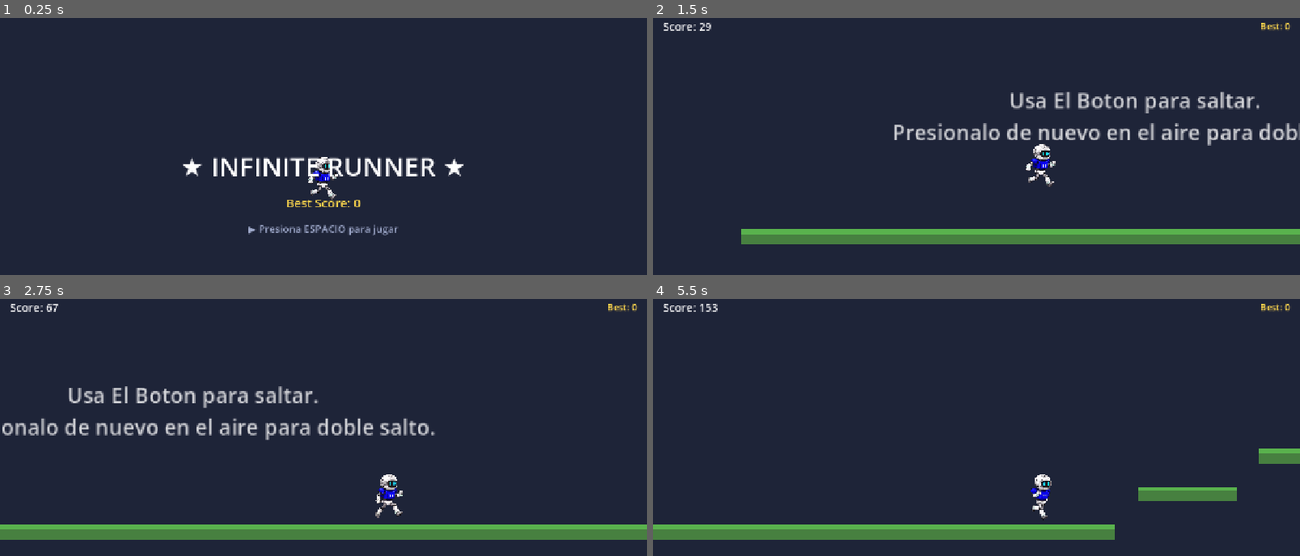
Above: before the commit, frames 1-4 (two rows, left to right).
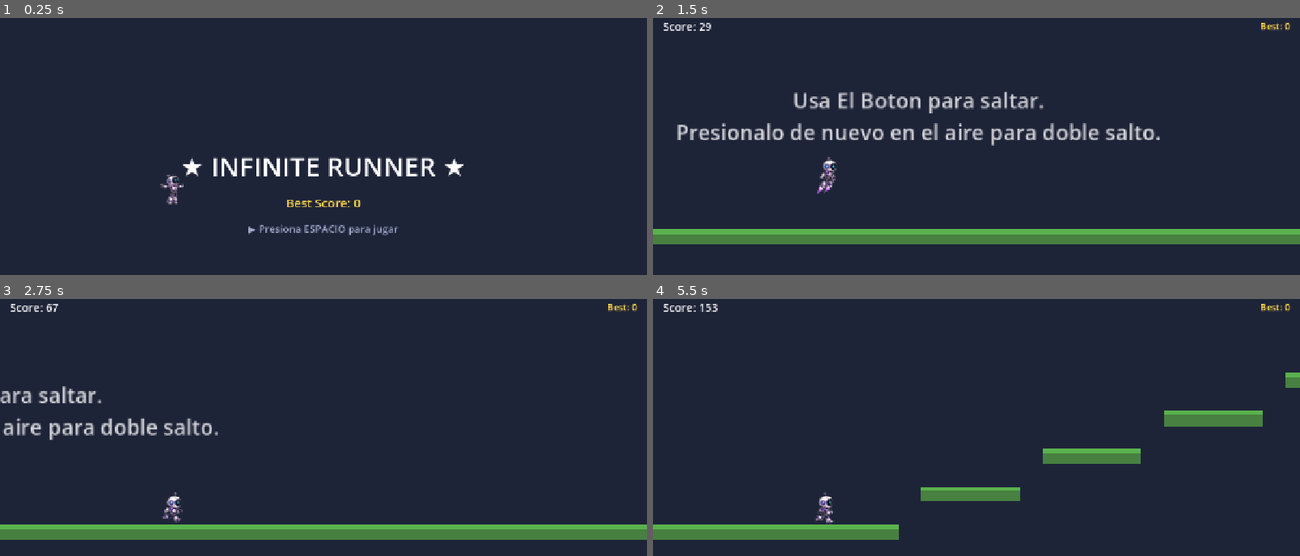
Above: after the commit, the same moments.

Repository: CentroCFJC/TalentoTech_VideoGame
Game: Godot game, scene res://scenes/Main.tscn
The game is run twice, just before and just after one commit, with the same random seed, the same clock (stepped at 60 frames per second) and the same inputs.
Inputs:
- Up to frame 1 (0.25 s): no input
- Up to frame 2 (1.5 s): tap Space (jump) at 0.5, 1.35 s; hold Space (jump) 0.53-1.28 s
- Up to frame 3 (2.75 s): tap Space (jump) at 1.52, 1.82 s; hold Space (jump) from 2.03 s (still down)
- Up to frame 4 (5.5 s): release Space (jump) at 2.78 s; tap Space (jump) at 2.85, 3.02, 3.32, 4.35, 4.52, 4.82 s; hold Space (jump) 3.53-4.28 s; hold Space (jump) from 5.03 s (still down)

The runs differ from the first frame. In frame 1, 0.5% of the frame differs, in the area x 24-53%, y 54-73%; in frame 2, 6.6%, in the area x 0-100%, y 28-89%; in frame 3, 4.3%; in frame 4, 6.5%.

Commit message:
feat: add rocket and bug character assets and implement basic player and spawner logic

Diff:
--- a/scenes/Player.tscn
+++ b/scenes/Player.tscn
@@ -11,18 +11,15 @@
 collision_mask = 18
 script = ExtResource("1")
 
-[node name="Sprite2D" type="Sprite2D" parent="."]
-position = Vector2(0, -18)
-scale = Vector2(0.1, 0.1)
-texture = ExtResource("2")
-hframes = 4
-vframes = 4
+[node name="AnimatedSprite2D" type="AnimatedSprite2D" parent="."]
+position = Vector2(0, -4.5)
 
 [node name="CollisionShape2D" type="CollisionShape2D" parent="."]
 shape = SubResource("RectangleShape2D_player")
 
 [node name="Camera2D" type="Camera2D" parent="."]
+offset = Vector2(200, 0)
 zoom = Vector2(1.5, 1.5)
 position_smoothing_enabled = false
-drag_horizontal_enabled = true
+drag_horizontal_enabled = false
 drag_vertical_enabled = true
--- a/scripts/PlatformSpawner.gd
+++ b/scripts/PlatformSpawner.gd
@@ -294,24 +294,33 @@
 
 func _create_spike(chunk: Node2D, local_x: float, world_y: float) -> void:
 	var spike := Area2D.new()
-	spike.position = Vector2(local_x + SPIKE_WIDTH * 0.5, world_y)
+
+	# Calculate bottom of the bug resting on top of the platform
+	var platform_top: float = world_y + SPIKE_HEIGHT * 0.5
+
+	# Scale the bug down (0.65 scale makes the 65x65 sprite about 42x42 px)
+	var bug_scale := Vector2(0.65, 0.65)
+	var bug_height: float = 65.0 * bug_scale.y
+
+	# Position the bug's center, pushing it down slightly (6.0 px) to offset transparent margins
+	var bug_center_y: float = platform_top - (bug_height * 0.5) + 6.0
+
+	spike.position = Vector2(local_x + SPIKE_WIDTH * 0.5, bug_center_y)
 	spike.collision_layer = 16  # Hazards (Layer 5)
 	spike.collision_mask = 1    # Player
 
 	var col := CollisionShape2D.new()
 	var shape := RectangleShape2D.new()
-	shape.size = Vector2(SPIKE_WIDTH, SPIKE_HEIGHT)
+	# For a ~42px bug, a 30x30 collision box is centered and forgiving
+	shape.size = Vector2(30, 30)
 	col.shape = shape
 	spike.add_child(col)
 
-	# Visual — triangle spikes
-	var visual := Polygon2D.new()
-	visual.polygon = PackedVector2Array([
-		Vector2(-30, 5), Vector2(-20, -12), Vector2(-10, 5),
-		Vector2(0, -12), Vector2(10, 5), Vector2(20, -12), Vector2(30, 5)
-	])
-	visual.color = Color(0.8, 0.15, 0.15, 1)  # Red
-	spike.add_child(visual)
+	# Visual — load and scale the bug sprite
+	var sprite := Sprite2D.new()
+	sprite.texture = load("res://assets/bug/bug_1.png")
+	sprite.scale = bug_scale
+	spike.add_child(sprite)
 
 	# Connect signal for damage
 	spike.body_entered.connect(_on_spike_body_entered)
--- a/scripts/Player.gd
+++ b/scripts/Player.gd
@@ -12,6 +12,8 @@
 const MAX_JUMPS: int = 2                  # Double jump
 const DOUBLE_JUMP_MULTIPLIER: float = 0.85 # Second jump is slightly weaker
 
+@export var run_animation_scale: float = 0.88
+
 # State
 var current_speed: float = AUTO_RUN_SPEED
 var coyote_timer: float = 0.0
@@ -20,14 +22,10 @@
 var start_x: float = 0.0
 var jumps_remaining: int = MAX_JUMPS
 
-# Animation
-var animation_timer: float = 0.0
-const ANIMATION_FPS: float = 15.0
-
 # Get gravity from project settings
 var gravity: float = ProjectSettings.get_setting("physics/2d/default_gravity")
 
-@onready var sprite: Sprite2D = $Sprite2D
+@onready var sprite: AnimatedSprite2D = $AnimatedSprite2D
 @onready var collision_shape: CollisionShape2D = $CollisionShape2D
 
 func _ready() -> void:
@@ -36,6 +34,8 @@
 	collision_mask = 2 | 16  # Environment + Hazards
 	start_x = global_position.x
 
+	_setup_sprite_frames()
+
 	# Connect to game state changes
 	GameManager.state_changed.connect(_on_state_changed)
 
@@ -47,19 +47,97 @@
 	match new_state:
 		GameManager.State.PLAYING:
 			is_dead = false
+			collision_layer = 1
+			collision_mask = 2 | 16  # Environment + Hazards
+			if sprite:
+				sprite.modulate = Color.WHITE
+				sprite.play("run")
 			set_physics_process(true)
 		GameManager.State.TITLE:
 			set_physics_process(false)
 
-func _process(delta: float) -> void:
-	if not is_dead and is_on_floor():
-		animation_timer += delta
-		if animation_timer >= 1.0 / ANIMATION_FPS:
-			animation_timer -= 1.0 / ANIMATION_FPS
-			sprite.frame = (sprite.frame + 1) % 15
-	elif not is_on_floor():
-		# Optional: static jump frame
-		sprite.frame = 0
+func _process(_delta: float) -> void:
+	_update_animation()
+	_update_animation_scale_and_position()
+
+func _update_animation_scale_and_position() -> void:
+	if not sprite:
+		return
+	var s: float = 1.0
+	if sprite.animation == "run":
+		s = run_animation_scale
+	sprite.scale = Vector2(s, s)
+	sprite.position.y = 20.0 - 24.5 * s
+
+func _update_animation() -> void:
+	if is_dead:
+		if sprite and sprite.animation != "death":
+			sprite.play("death")
+		return
+
+	if not is_on_floor():
+		if velocity.y < 0:
+			if jumps_remaining == 0:
+				if sprite and sprite.animation != "double_jump":
+					sprite.play("double_jump")
+			else:
+				if sprite and sprite.animation != "jump":
+					sprite.play("jump")
+		else:
+			if sprite and sprite.animation != "fall":
+				sprite.play("fall")
+	else:
+		if sprite and sprite.animation != "run":
+			sprite.play("run")
+
+func _setup_sprite_frames() -> void:
+	var sprite_frames = SpriteFrames.new()
+
+	sprite_frames.add_animation("run")
+	sprite_frames.add_animation("jump")
+	sprite_frames.add_animation("double_jump")
+	sprite_frames.add_animation("fall")
+	sprite_frames.add_animation("death")
+
+	sprite_frames.set_animation_speed("run", 12.0)
+	sprite_frames.set_animation_speed("jump", 10.0)
+	sprite_frames.set_animation_speed("double_jump", 12.0)
+	sprite_frames.set_animation_speed("fall", 8.0)
+	sprite_frames.set_animation_speed("death", 10.0)
+
+	sprite_frames.set_animation_loop("run", true)
+	sprite_frames.set_animation_loop("jump", false)
+	sprite_frames.set_animation_loop("double_jump", false)
+	sprite_frames.set_animation_loop("fall", true)
+	sprite_frames.set_animation_loop("death", false)
+
+	for i in range(1, 7):
+		var path = "res://assets/rocket/Run_%d.png" % i
+		if ResourceLoader.exists(path):
+			sprite_frames.add_frame("run", load(path))
+
+	for i in range(1, 3):
+		var path = "res://assets/rocket/Jump_%d.png" % i
+		if ResourceLoader.exists(path):
+			sprite_frames.add_frame("jump", load(path))
+
+	for i in range(1, 5):
+		var path = "res://assets/rocket/DoubleJump_%d.png" % i
+		if ResourceLoader.exists(path):
+			sprite_frames.add_frame("double_jump", load(path))
+
+	for i in range(1, 3):
+		var path = "res://assets/rocket/Fall_%d.png" % i
+		if ResourceLoader.exists(path):
+			sprite_frames.add_frame("fall", load(path))
+
+	for i in range(1, 5):
+		var path = "res://assets/rocket/Death_%d.png" % i
+		if ResourceLoader.exists(path):
+			sprite_frames.add_frame("death", load(path))
+
+	sprite.sprite_frames = sprite_frames
+	sprite.play("run")
 
 func _physics_process(delta: float) -> void:
 	if is_dead:
@@ -121,8 +199,10 @@
 	# Visual feedback
 	if sprite:
 		sprite.modulate = Color(1, 0.3, 0.3, 0.7)
-	# Disable collision
-	collision_shape.set_deferred("disabled", true)
+		sprite.play("death")
+	# Change collision to only detect environment (Layer 2) and ignore player collisions (Layer 1)
+	collision_layer = 0
+	collision_mask = 2
 	# Death bounce
 	velocity.y = -300
 	velocity.x = 0
Binary file added: assets/bug/bug_1.png
Not shown, added: assets/bug/bug_1.png.import
Binary file added: assets/rocket/Death_1.png
Not shown, added: assets/rocket/Death_1.png.import
Binary file added: assets/rocket/Death_2.png
Not shown, added: assets/rocket/Death_2.png.import
Binary file added: assets/rocket/Death_3.png
Not shown, added: assets/rocket/Death_3.png.import
Binary file added: assets/rocket/Death_4.png
Not shown, added: assets/rocket/Death_4.png.import
Binary file added: assets/rocket/DoubleJump_1.png
Not shown, added: assets/rocket/DoubleJump_1.png.import
(and 26 more such lines)
